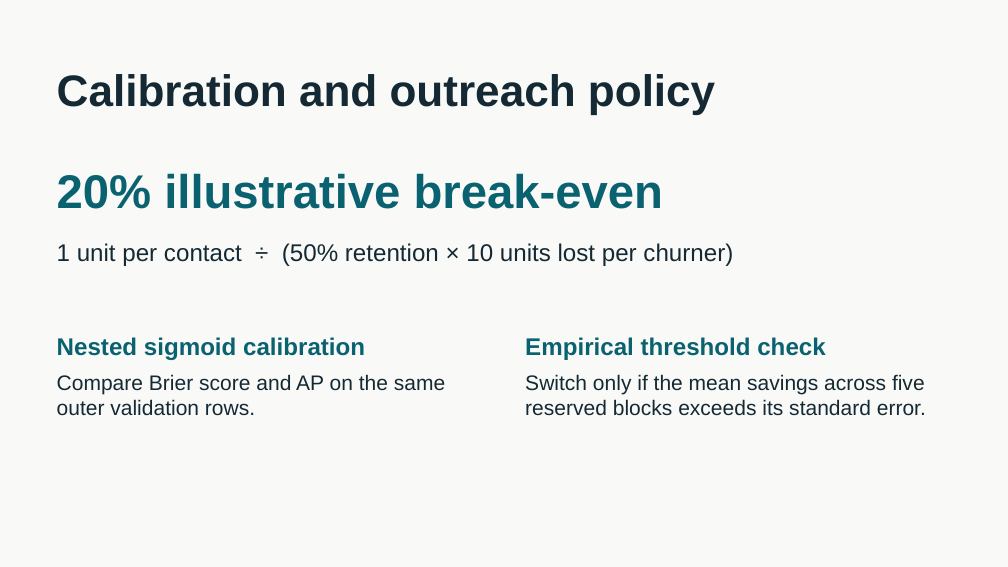
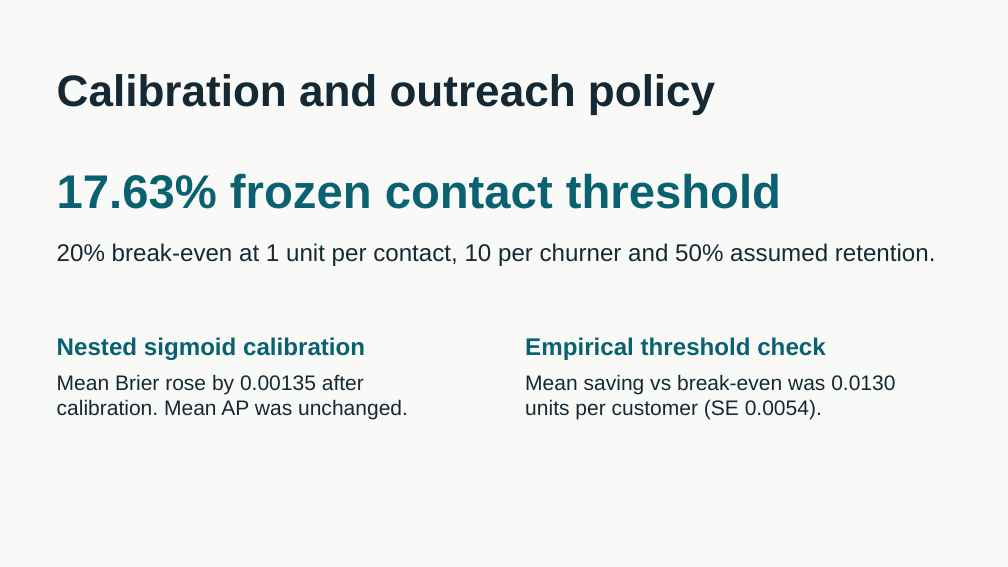
Before and after one commit to feras17009-stack/customer-churn-group-6, a slide deck: slide 4 of reports/churn_project_pitch.pptx. Drawn at 1008x567 pixels with LibreOffice and Linux fonts; fonts in the diff are those of the drawing. Boxes give left, top, right and bottom in pixels: in the first picture for what was removed or moved away, otherwise in the second. Text is boxed around its words. In the diff, an @@ line names an element or a change of style, - is before the commit and + after.

Commit message:
Update project report, pitch and work breakdown with IBM results

```diff
--- a/reports/churn_project_pitch.pptx
+++ b/reports/churn_project_pitch.pptx
@@ text at (57, 173, 781, 209): text changed @@
-20% illustrative break-even
+17.63% frozen contact threshold
@@ text at (57, 243, 936, 266): text changed @@
-1 unit per contact ÷ (50% retention × 10 units lost per churner)
+20% break-even at 1 unit per contact, 10 per churner and 50% assumed retention.
@@ text at (57, 374, 408, 420): text changed @@
-Compare Brier score and AP on the same outer validation rows.
+Mean Brier rose by 0.00135 after calibration. Mean AP was unchanged.
@@ text at (525, 374, 895, 420): text changed @@
-Switch only if the mean savings across five reserved blocks exceeds its standard error.
+Mean saving vs break-even was 0.0130 units per customer (SE 0.0054).
```
Also in this commit, not shown: 5 other slides changed, 2 other files.
